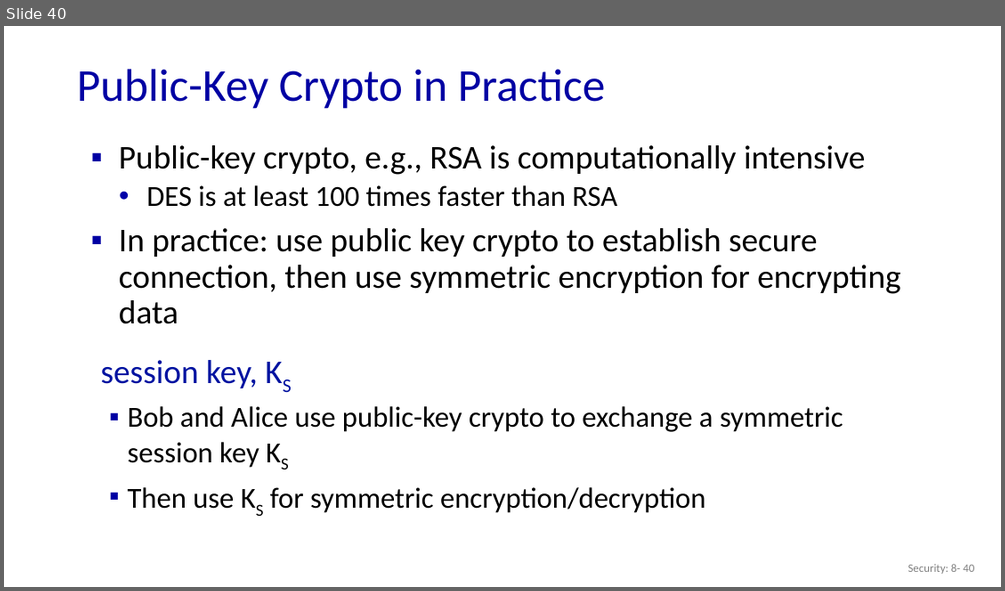
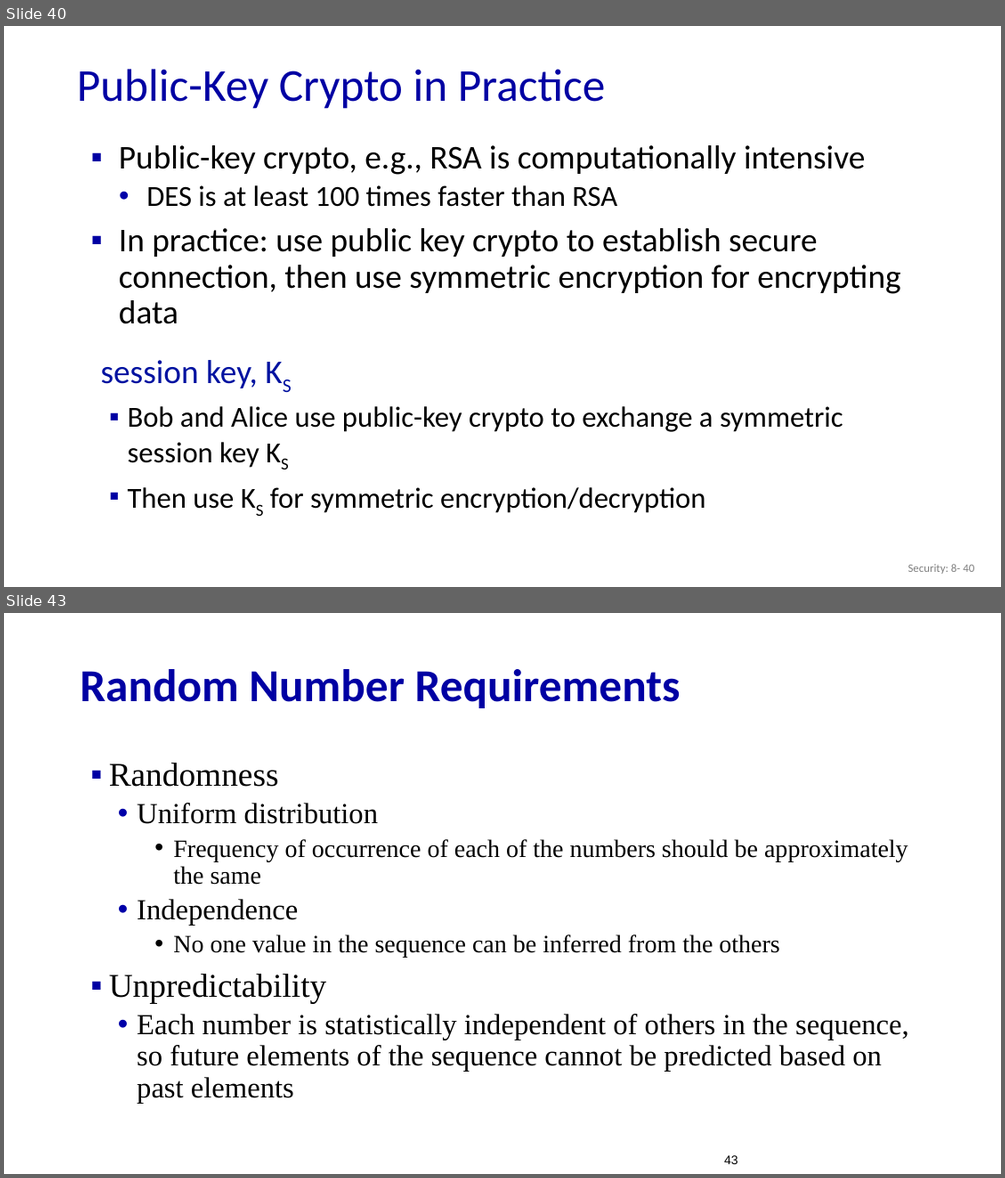
Before and after one commit to guhofstra/CSC175, a slide deck: PPTs/8.1 Cryptography.pptx. Shown one above the other, each under a label of ours: slide 40 before the commit, slides 40 and 43 after it; the slides between them are not shown. The pictures are 1005x591 and 1005x1178 pixels, drawn with LibreOffice and Linux fonts; fonts in the diff are those of the drawing. Boxes give left, top, right and bottom in pixels: in the first picture for what was removed or moved away, otherwise in the second. Text is boxed around its words. In the diff, an @@ line names an element or a change of style, - is before the commit and + after.

```diff
--- a/PPTs/8.1 Cryptography.pptx
+++ b/PPTs/8.1 Cryptography.pptx
@@ slide 43 added at bbox=[4, 613, 1001, 1174], background #FFFFFF @@
@@ title added at bbox=[80, 669, 680, 708], 44 pt, text #0000A3, bold @@
+Random Number Requirements
@@ text added at bbox=[109, 763, 909, 1103], 28 pt, text #000000 @@
+▪ Randomness
+  • Uniform distribution
+    • Frequency of occurrence of each of the numbers should be approximately the same
+  • Independence
+    • No one value in the sequence can be inferred from the others
+▪ Unpredictability
+  • Each number is statistically independent of others in the sequence, so future elements of the sequence cannot be predicted based on past elements
@@ page number added at bbox=[724, 1155, 738, 1164], 12 pt, text #000000 @@
+43
```
Also in this commit, not shown: 7 slides changed, 2 other slides added, 1 other file.
